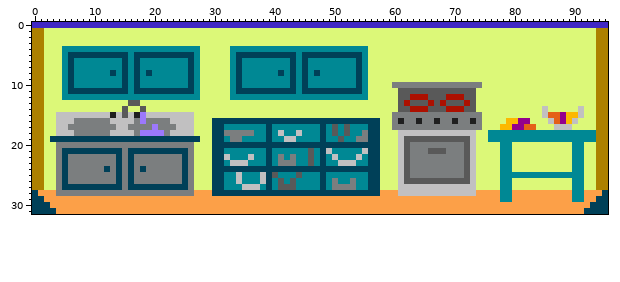
Sprite sheet -- resources/img/rooms/kitchen_base.png. Above: the version before the commit.
The file is 96x32 pixels.
The same view after the edit:
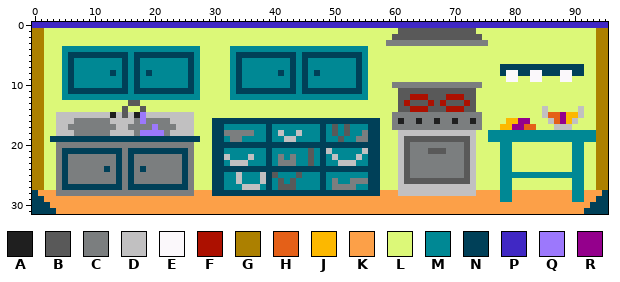
Palette (. is transparent): A #1f1f1f  B #595959  C #7b7e7f  D #c1c0c1  E #fbf8fb  F #ac1000  G #ac8000  H #e46018  J #fcb800  K #fca048  L #dcf878  M #008894  N #004058  P #4028c4  Q #9c78fc  R #94008c
Edits made:
@@ x 57..77 @@
  0 PPPPPPPPPPPPPPPPPPPPP
- 1 LLLLLLLLLLLLLLLLLLLLL
- 2 LLLLLLLLLLLLLLLLLLLLL
- 3 LLLLLLLLLLLLLLLLLLLLL
+ 1 LLLLBBBBBBBBBBBBBLLLL
+ 2 LLLBBBBBBBBBBBBBBBLLL
+ 3 LLCCCCCCCCCCCCCCCCCLL
  4 LLLLLLLLLLLLLLLLLLLLL
@@ x 76..93 @@
  6 LLLLLLLLLLLLLLLLLL
- 7 LLLLLLLLLLLLLLLLLL
- 8 LLLLLLLLLLLLLLLLLL
- 9 LLLLLLLLLLLLLLLLLL
+ 7 LLNNNNNNNNNNNNNNLL
+ 8 LLNEENNEENNNEENNLL
+ 9 LLLEELLEELLLEELLLL
 10 LLLLLLLLLLLLLLLLLL
@@ x 52..57 @@
 25 MMMMNN
-26 MCMMNN
+26 MCCCNN
 27 CCMMNN
